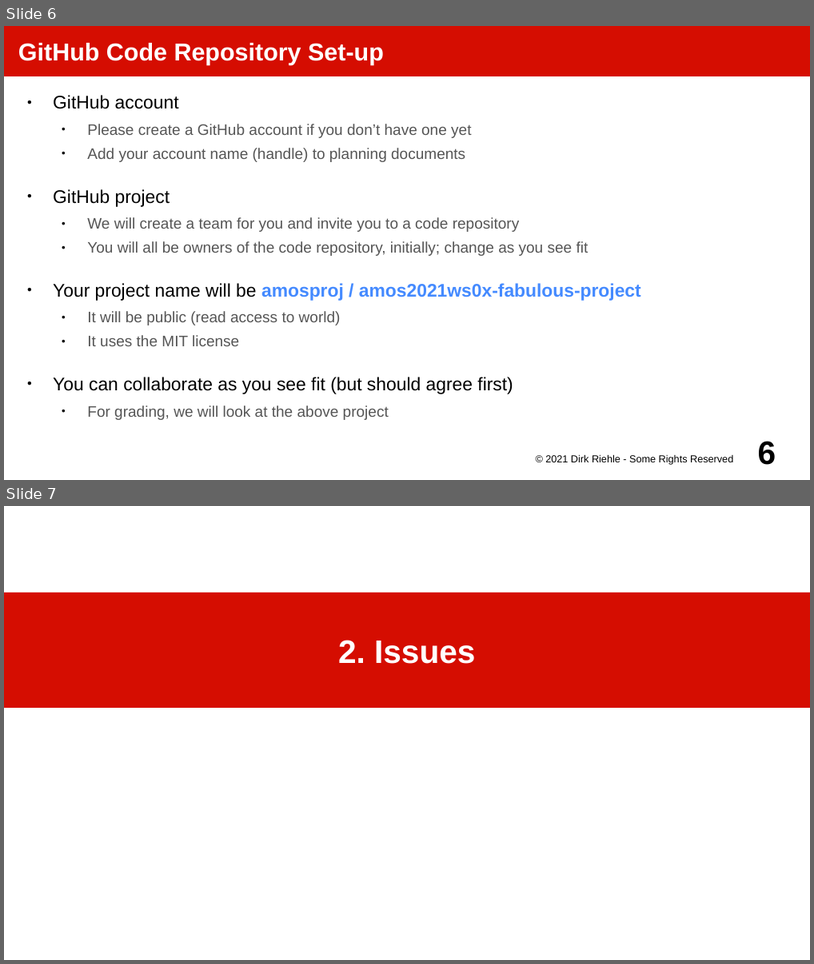
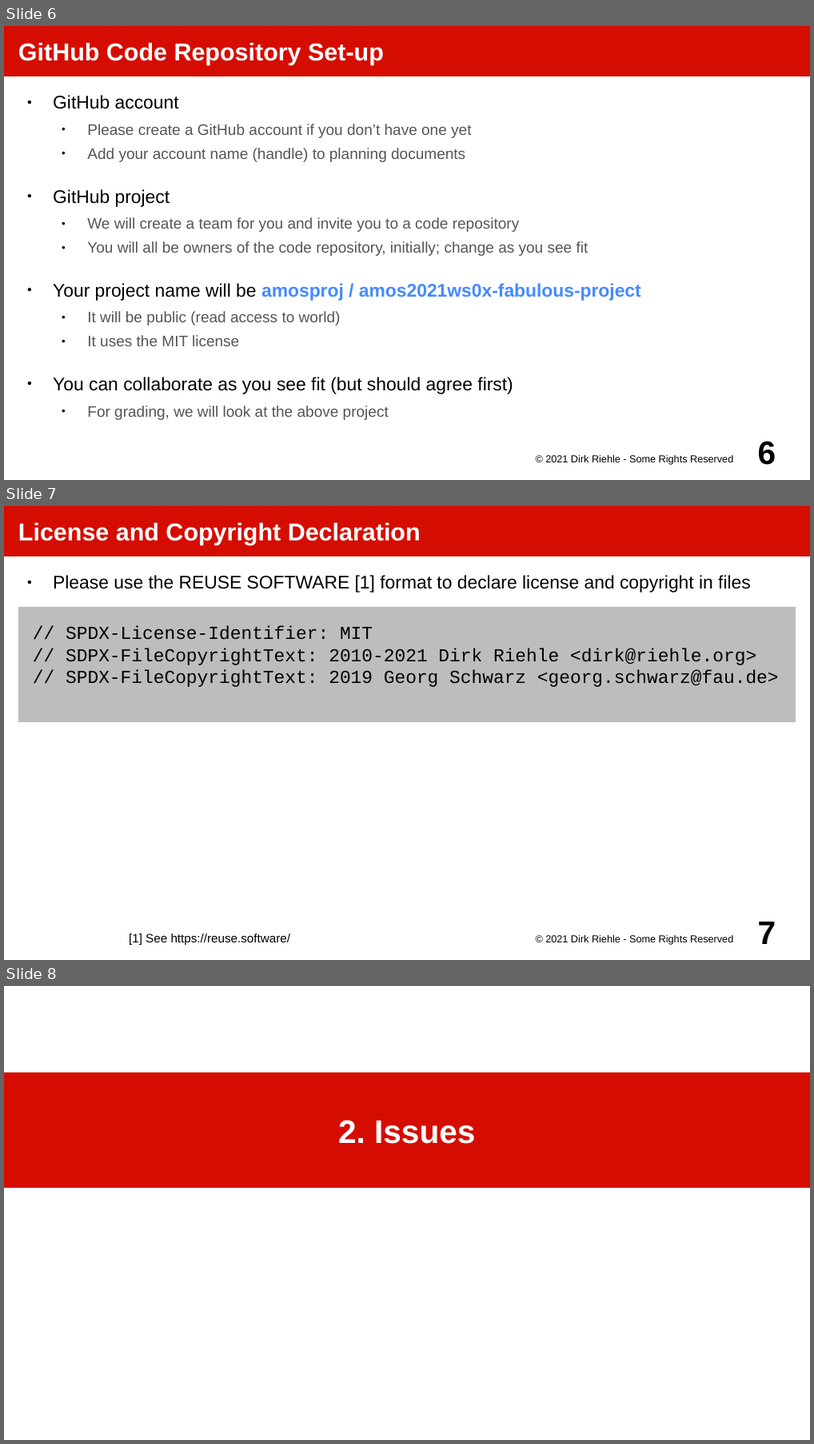
Before and after one commit to dirkriehle/amos-course, a slide deck: Lecture slides/AMOS A02 - Project Setup.odp. Shown one above the other, each under a label of ours: slides 6 and 7 before the commit, slides 6, 7 and 8 after it. The pictures are 814x964 and 814x1444 pixels, drawn with LibreOffice and Linux fonts; fonts in the diff are those of the drawing. Boxes give left, top, right and bottom in pixels: in the first picture for what was removed or moved away, otherwise in the second. Text is boxed around its words. In the diff, an @@ line names an element or a change of style, - is before the commit and + after.

```diff
--- a/Lecture slides/AMOS A02 - Project Setup.odp
+++ b/Lecture slides/AMOS A02 - Project Setup.odp
@@ slide 7 added at box(4, 506, 810, 960), background #FFFFFF @@
@@ title added at box(4, 506, 810, 556), fill #D50D01, 24 pt, text #FFFFFF, bold @@
+License and Copyright Declaration
@@ text added at box(53, 575, 751, 592), 18 pt, text #000000 @@
+● Please use the REUSE SOFTWARE [1] format to declare license and copyright in files
@@ rectangle added at box(18, 607, 797, 722), fill #BDBDBD, 18 pt, text #000000 @@
+// SPDX-License-Identifier: MIT
+// SDPX-FileCopyrightText: 2010-2021 Dirk Riehle <dirk@riehle.org>
+// SPDX-FileCopyrightText: 2019 Georg Schwarz <georg.schwarz@fau.de>
@@ text added at box(129, 933, 291, 944), 12 pt, text #000000 @@
+[1] See https://reuse.software/
@@ text added at box(546, 934, 734, 944), 10 pt, text #000000 @@
+© 2021 Dirk Riehle - Some Rights Reserved
@@ page number added at box(758, 921, 777, 944), 32 pt, text #000000, bold @@
+7
@@ what was slide 7 is now slide 8 @@
```
Also in this commit, not shown: 1 slide changed, 4 other files.
